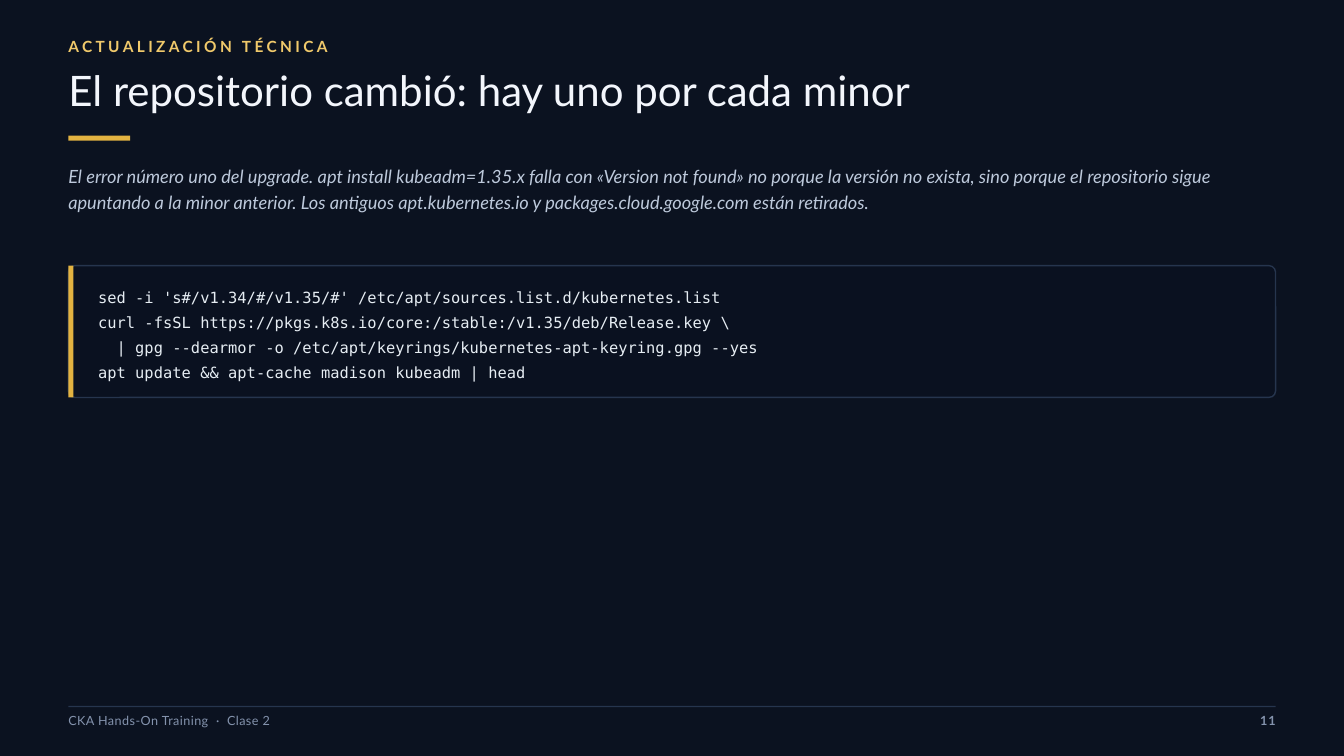
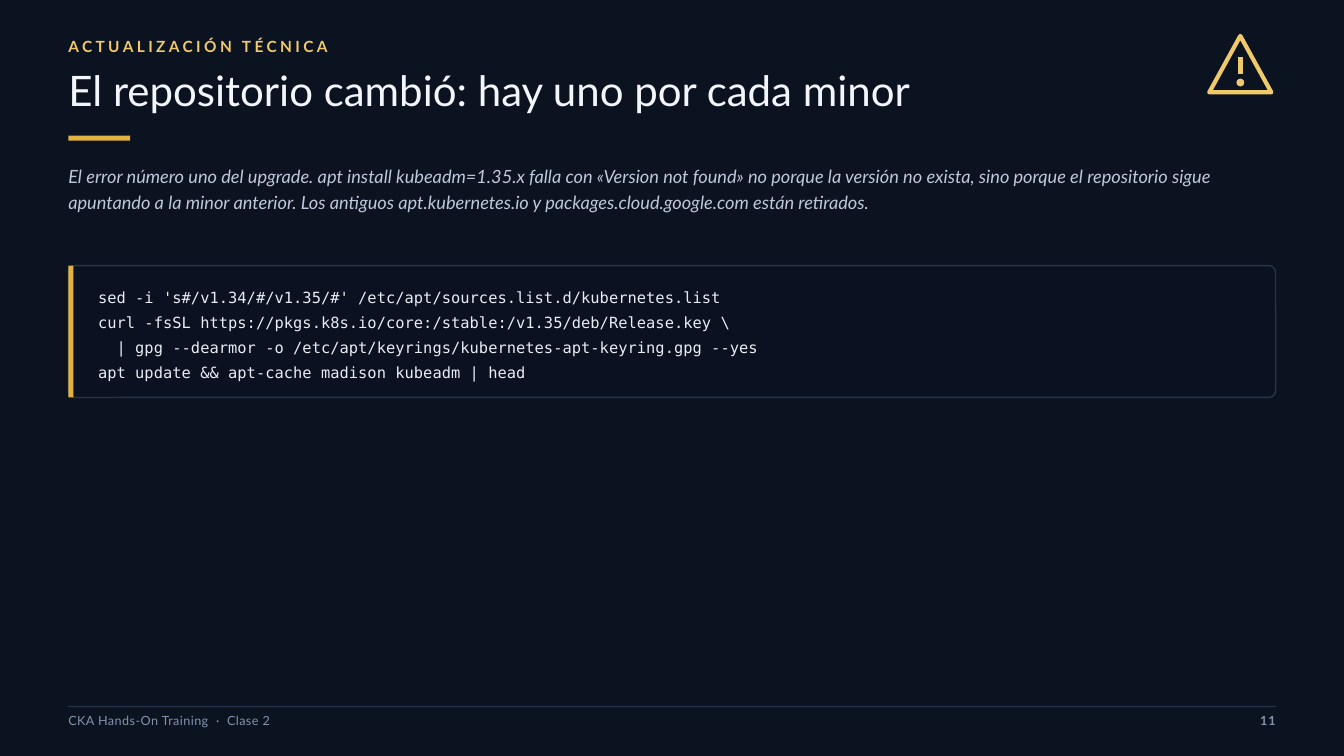
Before and after one commit to brettsacuna/CKA-TRAINING, a slide deck: slide 11 of CLASE-02/01-CLASE-02-CKA.pptx. Drawn at 1344x756 pixels with LibreOffice and Linux fonts; fonts in the diff are those of the drawing. Boxes give left, top, right and bottom in pixels: in the first picture for what was removed or moved away, otherwise in the second. Text is boxed around its words. In the diff, an @@ line names an element or a change of style, - is before the commit and + after.

```diff
--- a/CLASE-02/01-CLASE-02-CKA.pptx
+++ b/CLASE-02/01-CLASE-02-CKA.pptx
@@ freeform shape added at bbox=[1210, 36, 1272, 93], outline #F0C96B 3 pt @@
@@ line added from (1241, 57) to (1241, 74), #F0C96B 3.9 pt @@
@@ ellipse added at bbox=[1237, 79, 1244, 86], fill #F0C96B, outline #F0C96B 0.5 pt @@
```
Also in this commit, not shown: 24 other slides changed, 48 other files.
